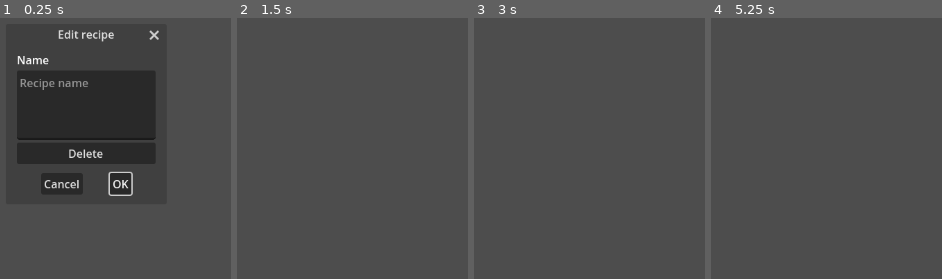
Above: before the commit, frames 1-4 (left to right).
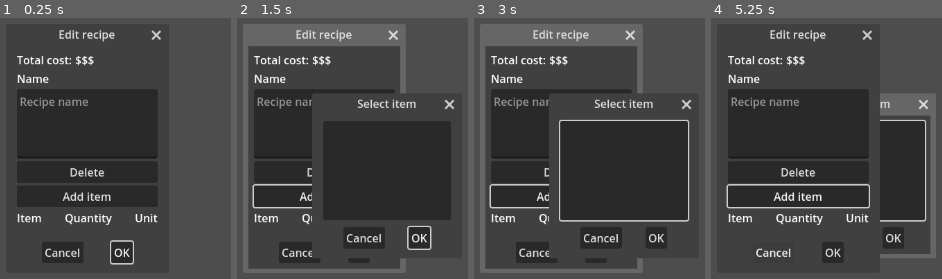
Above: after the commit, the same moments.

Repository: RWHurra/Recipe-price-calculator
Game: Godot game, scene res://edit_recipe_dialog.tscn
Two runs of this game, one before a commit and one after it. Both use one fixed random seed, a clock stepped at 60 frames per second and the inputs below. This scene is started directly instead of the project's main scene.
Inputs (mouse positions are in pixels of both pictures, inside the frame that each line leads up to):
- Up to frame 1 (0.25 s): no input
- Up to frame 2 (1.5 s): click (324, 195) at 0.5 s, where only the run after the commit has a clickable "Add item"; click "OK" at 1.25 s
- Up to frame 3 (3 s): click (596, 252) at 2 s, where only the run after the commit has a clickable "OK"; click (561, 195) at 2.75 s, where only the run after the commit has a clickable "Add item"
- Up to frame 4 (5.25 s): click (833, 252) at 3.5 s, where only the run after the commit has a clickable "OK"; click (798, 195) at 4.25 s, where only the run after the commit has a clickable "Add item"; click (773, 252) at 5 s, where only the run after the commit has a clickable "Cancel"

The runs differ from the first frame. In frame 1, 7.4% of the frame differs, in the area x 7-70%, y 4-95%; in frame 2, 47%; in frame 3, 47%, in the area x 2-94%, y 2-98%; in frame 4, 42%.
Error after the commit: Invalid call. Nonexistent function 'get_items' in base 'ConfirmationDialog (edit_recipe_dialog.gd)'. (res://add_item_to_recipe_list.gd:4)

Commit message:
Added total cost for recipe, worked on edit recipe

Diff:
--- a/Add item in recipe.gd
+++ b/Add item in recipe.gd
@@ -2,11 +2,12 @@
 
 @onready var main = get_tree().get_current_scene()
 @onready var items
-@onready var create_recipe_dialog = get_parent().get_parent()
+@onready var instantiator = self.owner
 @onready var item_list_scene = preload("res://add_item_to_recipe_list.tscn")
+
 
 func _on_pressed():
 	var item_list_instance = item_list_scene.instantiate()
-	item_list_instance.set_create_recipe(create_recipe_dialog)
+	item_list_instance.set_instantiator(instantiator)
 	add_sibling(item_list_instance)
 	item_list_instance.show()
--- /dev/null
+++ b/add_item_in_recipe.tscn
@@ -0,0 +1,9 @@
+[gd_scene load_steps=2 format=3 uid="uid://dhq7f2k34ea1q"]
+
+[ext_resource type="Script" path="res://Add item in recipe.gd" id="1_ydq0o"]
+
+[node name="Add item in recipe" type="Button"]
+text = "Add item"
+script = ExtResource("1_ydq0o")
+
+[connection signal="pressed" from="." to="." method="_on_pressed"]
--- a/add_item_to_recipe_list.gd
+++ b/add_item_to_recipe_list.gd
@@ -3,18 +3,20 @@
 @onready var main = get_tree().get_current_scene()
 @onready var items = main.get_items()
 @onready var item_list = $ItemList
-@onready var linked_create_recipe
+@onready var linked_instantiator
 
 # Called when the node enters the scene tree for the first time.
 func _ready():
 	for item in items:
 		item_list.add_item(item.get("item_name"), null, true)
 
-func set_create_recipe(value):
-	linked_create_recipe = value
+func set_instantiator(value):
+	linked_instantiator = value
 
 
 func _on_confirmed():
 	print(items)
+	if !item_list.is_anything_selected():
+		return
 	print(item_list.get_selected_items(), ": ", items[item_list.get_selected_items()[0]])
-	linked_create_recipe.add_item(items[item_list.get_selected_items()[0]])
+	linked_instantiator.add_item(items[item_list.get_selected_items()[0]])
--- a/create_recipe_dialog.gd
+++ b/create_recipe_dialog.gd
@@ -7,11 +7,18 @@
 @onready var recipe_scene = preload("res://recipe.tscn")
 @onready var recipe_button_scene = preload("res://recipe_button.tscn")
 @onready var added_items : Array
+@onready var added_quantity : Array
 
 func _ready():
 	set_hide_on_ok(false)
 
 func add_item(value):
+
+	for item in added_items:
+		if value == item[0]:
+			print("ITEM ALREADY IN RECIPE")
+			return
+
 	var item_name = Label.new()
 	item_name.set_text(value.get("item_name"))
 	grid.add_child(item_name)
@@ -20,6 +27,7 @@
 	item_quantity.set_placeholder("Quantity")
 	item_quantity.set("custom_minimum_size", Vector2(100, 40))
 	grid.add_child(item_quantity)
+	added_quantity.append(item_quantity)
 
 	var item_unit = Label.new()
 	item_unit.set_text(value.get("unit"))
@@ -32,24 +40,28 @@
 #	print("added items: ", added_items)
 
 func _on_confirmed():
-	if recipe_name.text == null or recipe_name.text == "":
+	if recipe_name.get_text() == null or recipe_name.get_text() == "":
 		main.create_dialog_warning("recipe name")
 		return
 
 	var recipe_instance = recipe_scene.instantiate()
-	recipe_instance.set("recipe_name", recipe_name.text)
+	recipe_instance.set("recipe_name", recipe_name.get_text())
 	print("Recipe created with name: ", recipe_instance.get("recipe_name"))
 
 	var recipe_button_instance = recipe_button_scene.instantiate()
-	recipe_button_instance.set_button_text(recipe_name.text)
 	recipe_button_instance.set_recipe(recipe_instance)
 
 	recipe_instance.set("linked_button", recipe_button_instance)
 	main.add_recipe(recipe_instance)
 
+	var counter = 0
 	for item in added_items:
 		print("item in for loop: ", item)
 		print("item[0] in for loop: ", item[0])
-		recipe_instance.add_item(item[0], item[1])
+		print(added_quantity[counter])
+		recipe_instance.add_item(item[0], added_quantity[counter].get_text())
+		counter = counter + 1
+
+	recipe_button_instance.set_button_text(recipe_name.get_text() + ": " + str(recipe_instance.get_total_cost()))
 
 	queue_free()
--- a/create_recipe_dialog.tscn
+++ b/create_recipe_dialog.tscn
@@ -1,7 +1,7 @@
 [gd_scene load_steps=3 format=3 uid="uid://bf3h7gpute48f"]
 
-[ext_resource type="Script" path="res://Add item in recipe.gd" id="1_idyal"]
 [ext_resource type="Script" path="res://create_recipe_dialog.gd" id="1_meavt"]
+[ext_resource type="PackedScene" uid="uid://dhq7f2k34ea1q" path="res://add_item_in_recipe.tscn" id="2_h27go"]
 
 [node name="Create recipe dialog" type="ConfirmationDialog"]
 title = "Create recipe"
@@ -27,10 +27,8 @@
 layout_mode = 2
 placeholder_text = "Recipe name..."
 
-[node name="Add item in recipe" type="Button" parent="VBoxContainer"]
+[node name="Add item in recipe" parent="VBoxContainer" instance=ExtResource("2_h27go")]
 layout_mode = 2
-text = "Add item"
-script = ExtResource("1_idyal")
 
 [node name="GridContainer" type="GridContainer" parent="VBoxContainer"]
 layout_mode = 2
@@ -50,4 +48,3 @@
 text = "Unit"
 
 [connection signal="confirmed" from="." to="." method="_on_confirmed"]
-[connection signal="pressed" from="VBoxContainer/Add item in recipe" to="VBoxContainer/Add item in recipe" method="_on_pressed"]
--- a/edit_recipe_dialog.gd
+++ b/edit_recipe_dialog.gd
@@ -6,6 +6,7 @@
 @onready var edit_recipe_item_container_scene = preload("res://edit_recipe_item_container.tscn")
 @onready var vertical_box = $VBoxContainer
 @onready var recipe_name = $VBoxContainer/Name
+@onready var cost = $VBoxContainer/HBoxContainer/Cost
 
 func set_recipe(value):
 	linked_recipe = value
@@ -32,6 +33,20 @@
 		edit_recipe_item_container_instance.set_unit(item.get("unit"))
 		counter = counter + 1
 
+	var total_cost = recipe.get_total_cost()
+	cost.set_text(str(total_cost))
+
+func add_item(value):
+	var items = linked_recipe.get_items()
+	for item in items:
+		if value == item:
+			print("ITEM ALREADY IN RECIPE")
+			return
+
+	var edit_recipe_item_container_instance = edit_recipe_item_container_scene.instantiate()
+	vertical_box.add_child(edit_recipe_item_container_instance)
+	edit_recipe_item_container_instance.set_name(value.get("item_name"))
+	edit_recipe_item_container_instance.set_unit(value.get("unit"))
 
 func _on_delete_pressed():
 	main.delete_recipe(linked_recipe)
--- a/edit_recipe_dialog.tscn
+++ b/edit_recipe_dialog.tscn
@@ -1,19 +1,31 @@
-[gd_scene load_steps=2 format=3 uid="uid://dwes6dmv40qa3"]
+[gd_scene load_steps=3 format=3 uid="uid://dwes6dmv40qa3"]
 
 [ext_resource type="Script" path="res://edit_recipe_dialog.gd" id="1_anle0"]
+[ext_resource type="PackedScene" uid="uid://dhq7f2k34ea1q" path="res://add_item_in_recipe.tscn" id="2_qfd45"]
 
 [node name="Edit recipe dialog" type="ConfirmationDialog"]
 title = "Edit recipe"
 position = Vector2i(100, 100)
-size = Vector2i(216, 222)
+size = Vector2i(219, 321)
 visible = true
 script = ExtResource("1_anle0")
 
 [node name="VBoxContainer" type="VBoxContainer" parent="."]
 offset_left = 8.0
 offset_top = 8.0
-offset_right = 208.0
-offset_bottom = 173.0
+offset_right = 211.0
+offset_bottom = 272.0
+
+[node name="HBoxContainer" type="HBoxContainer" parent="VBoxContainer"]
+layout_mode = 2
+
+[node name="Cost label" type="Label" parent="VBoxContainer/HBoxContainer"]
+layout_mode = 2
+text = "Total cost:"
+
+[node name="Cost" type="Label" parent="VBoxContainer/HBoxContainer"]
+layout_mode = 2
+text = "$$$"
 
 [node name="Name label" type="Label" parent="VBoxContainer"]
 layout_mode = 2
@@ -28,4 +40,31 @@
 layout_mode = 2
 text = "Delete"
 
+[node name="Add item in recipe" parent="VBoxContainer" instance=ExtResource("2_qfd45")]
+layout_mode = 2
+
+[node name="HBoxContainer2" type="HBoxContainer" parent="VBoxContainer"]
+layout_mode = 2
+size_flags_horizontal = 4
+
+[node name="Item label" type="Label" parent="VBoxContainer/HBoxContainer2"]
+layout_mode = 2
+text = "Item"
+
+[node name="MarginContainer" type="MarginContainer" parent="VBoxContainer/HBoxContainer2"]
+custom_minimum_size = Vector2(25, 0)
+layout_mode = 2
+
+[node name="Quantity label" type="Label" parent="VBoxContainer/HBoxContainer2"]
+layout_mode = 2
+text = "Quantity"
+
+[node name="MarginContainer2" type="MarginContainer" parent="VBoxContainer/HBoxContainer2"]
+custom_minimum_size = Vector2(25, 0)
+layout_mode = 2
+
+[node name="Unit label" type="Label" parent="VBoxContainer/HBoxContainer2"]
+layout_mode = 2
+text = "Unit"
+
 [connection signal="pressed" from="VBoxContainer/Delete" to="." method="_on_delete_pressed"]
--- a/edit_recipe_item_container.tscn
+++ b/edit_recipe_item_container.tscn
@@ -7,17 +7,15 @@
 offset_bottom = 40.0
 script = ExtResource("1_2e4cx")
 
-[node name="Name" type="TextEdit" parent="."]
+[node name="Name" type="Label" parent="."]
 custom_minimum_size = Vector2(100, 50)
 layout_mode = 2
-placeholder_text = "Item name"
 
 [node name="Quantity" type="TextEdit" parent="."]
 custom_minimum_size = Vector2(100, 50)
 layout_mode = 2
 placeholder_text = "Item quantity"
 
-[node name="Unit" type="TextEdit" parent="."]
+[node name="Unit" type="Label" parent="."]
 custom_minimum_size = Vector2(100, 50)
 layout_mode = 2
-placeholder_text = "Item unit"
--- a/recipe.gd
+++ b/recipe.gd
@@ -15,6 +15,18 @@
 	set(value):
 		linked_button = value
 
+func get_total_cost():
+	var items = get_items()
+	var quantities = get_quantities()
+
+	var total_cost = 0
+	var counter = 0
+	for item in items:
+		var price = item.get("price")
+		total_cost = total_cost + float(price) * float(quantities[counter])
+		counter = counter +1
+	return total_cost
+
 func get_items():
 	return recipe_items
 
